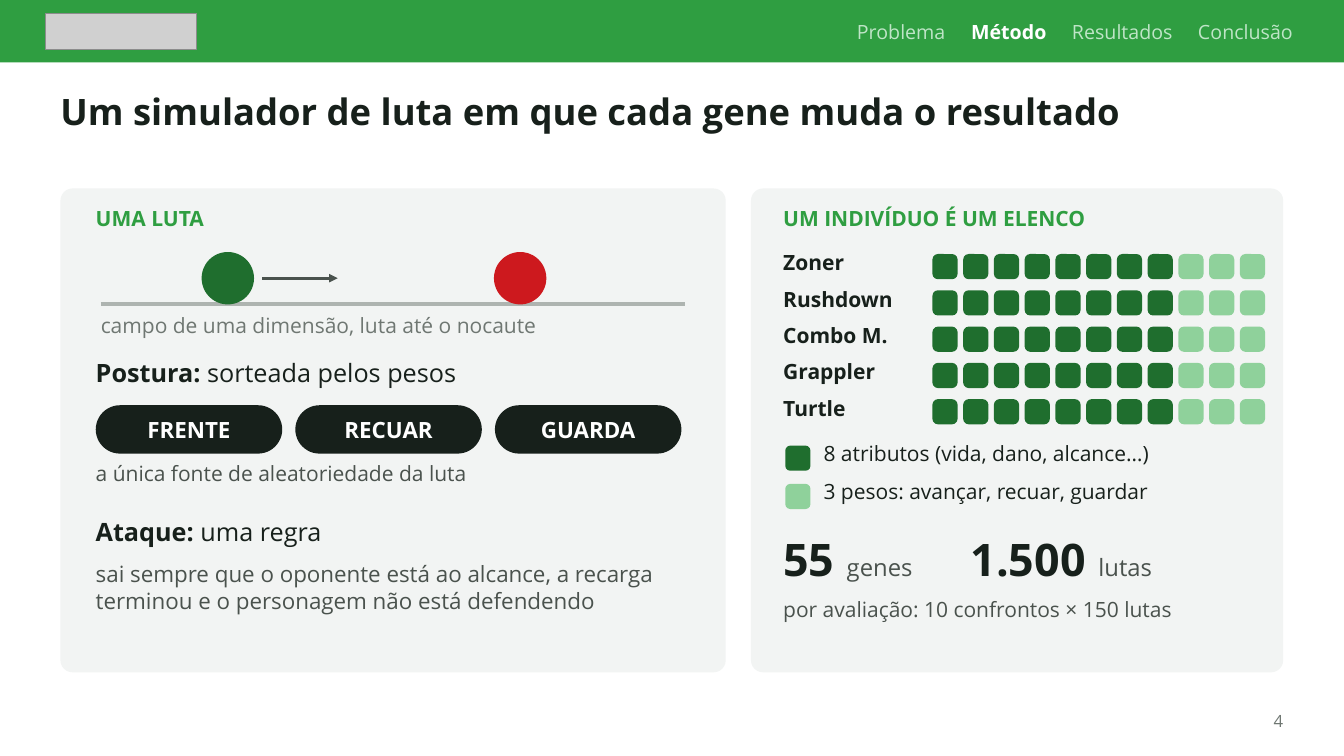
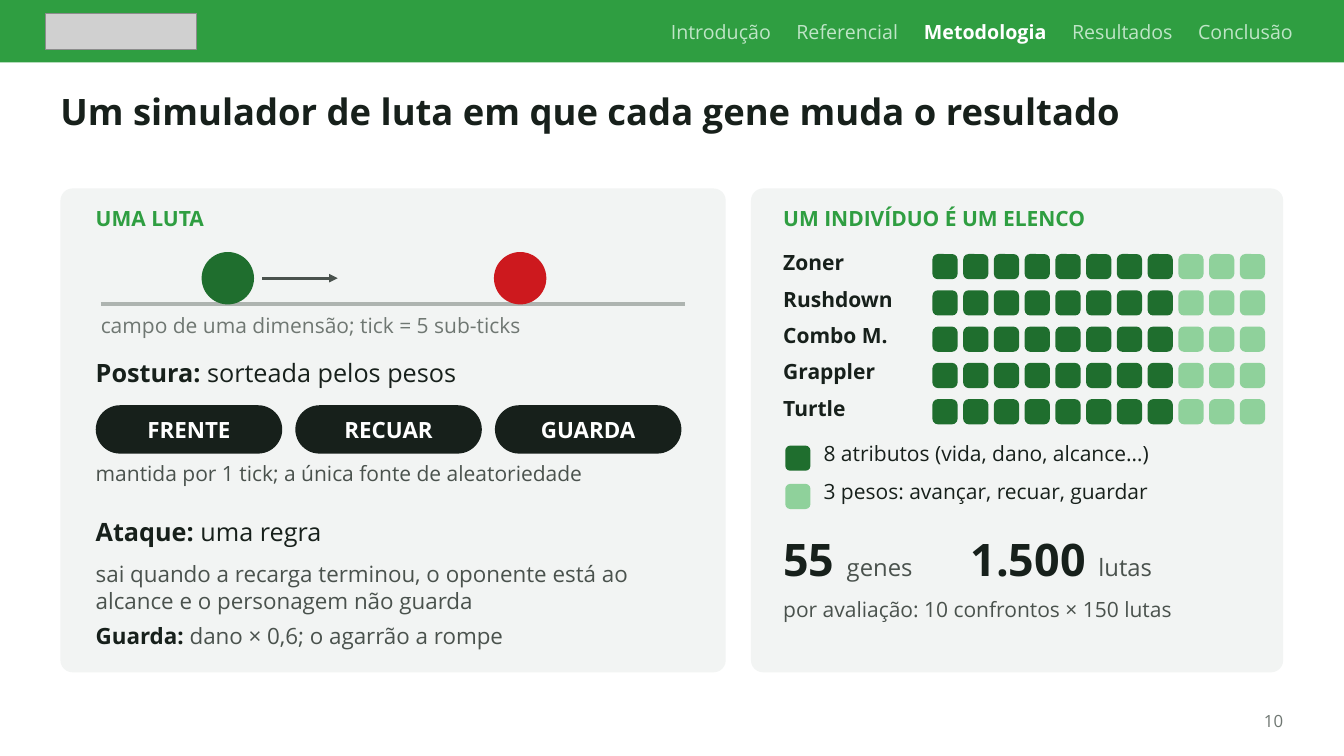
Before and after one commit to M-Gimenes/Simulation, a slide deck: slide 10 of overleaf/talk-committee-2026/slides.pptx (slide 4 before the commit). Drawn at 1344x756 pixels with LibreOffice and Linux fonts; fonts in the diff are those of the drawing; grey boxes stand for pictures. Boxes give left, top, right and bottom in pixels: in the first picture for what was removed or moved away, otherwise in the second. Text is boxed around its words. In the diff, an @@ line names an element or a change of style, - is before the commit and + after.

```diff
--- a/overleaf/talk-committee-2026/slides.pptx
+++ b/overleaf/talk-committee-2026/slides.pptx
@@ text at [671, 24, 1293, 44]: text changed @@
-Problema Método Resultados Conclusão
+Introdução Referencial Metodologia Resultados Conclusão
@@ text at [101, 317, 520, 338]: text changed @@
-campo de uma dimensão, luta até o nocaute
+campo de uma dimensão; tick = 5 sub-ticks
@@ text at [96, 465, 582, 486]: text changed @@
-a única fonte de aleatoriedade da luta
+mantida por 1 tick; a única fonte de aleatoriedade
@@ text at [96, 565, 628, 650]: text changed @@
-sai sempre que o oponente está ao alcance, a recarga terminou e o personagem não está defendendo
+sai quando a recarga terminou, o oponente está ao alcance e o personagem não guarda
+Guarda: dano × 0,6; o agarrão a rompe
@@ text at [1264, 715, 1283, 727]: text changed @@
-4
+10
```
Also in this commit, not shown: 15 other slides changed, 7 slides added, 2 other files.
